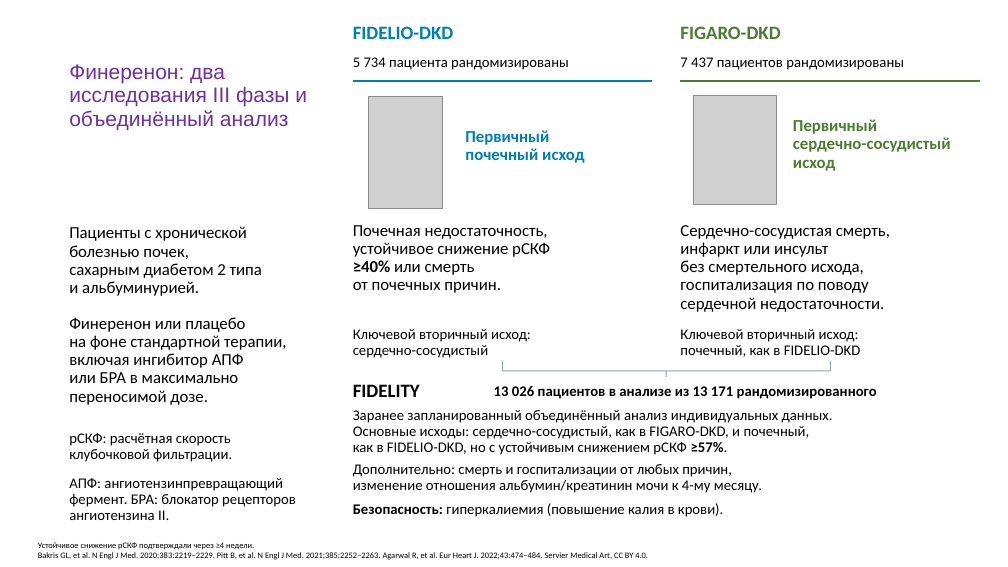
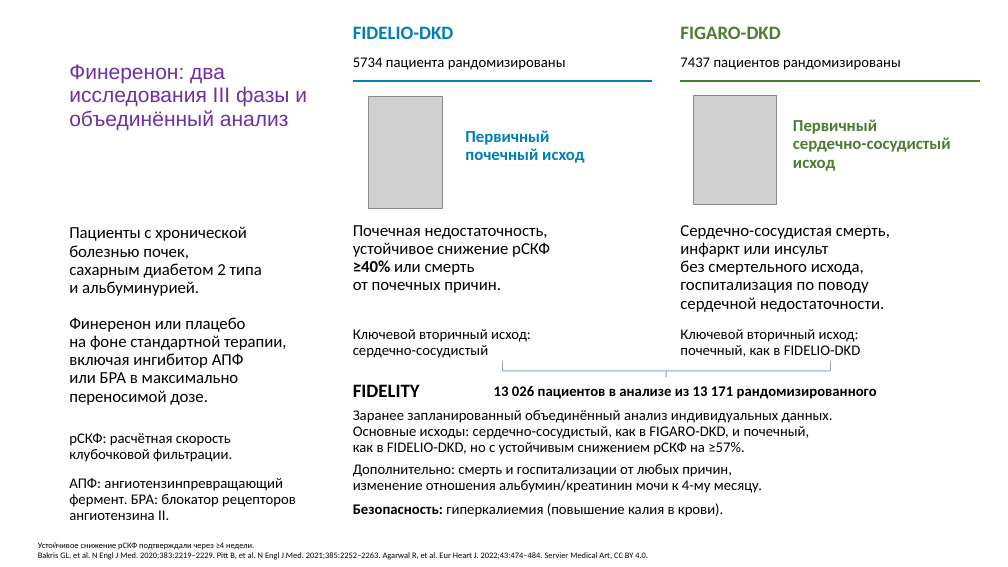
Before and after one commit to drabdulbosit1-eng/my-test-cloud, a slide deck: slide 18 of finerenone/Finerenone_Levin_reviewed.pptx. Drawn at 1008x567 pixels with LibreOffice and Linux fonts; fonts in the diff are those of the drawing; grey boxes stand for pictures. Boxes give left, top, right and bottom in pixels: in the first picture for what was removed or moved away, otherwise in the second. Text is boxed around its words. In the diff, an @@ line names an element or a change of style, - is before the commit and + after.

```diff
--- a/finerenone/Finerenone_Levin_reviewed.pptx
+++ b/finerenone/Finerenone_Levin_reviewed.pptx
@@ text at box(353, 57, 566, 70): spaces changed @@
-5 734 пациента рандомизированы
+5734 пациента рандомизированы
@@ text at box(680, 57, 901, 70): spaces changed @@
-7 437 пациентов рандомизированы
+7437 пациентов рандомизированы
@@ text at box(353, 442, 744, 455): text changed @@
-как в FIDELIO-DKD, но с устойчивым снижением рСКФ ≥57%.
+как в FIDELIO-DKD, но с устойчивым снижением рСКФ на ≥57%.
```
Also in this commit, not shown: 28 other slides changed, 1 other file.
